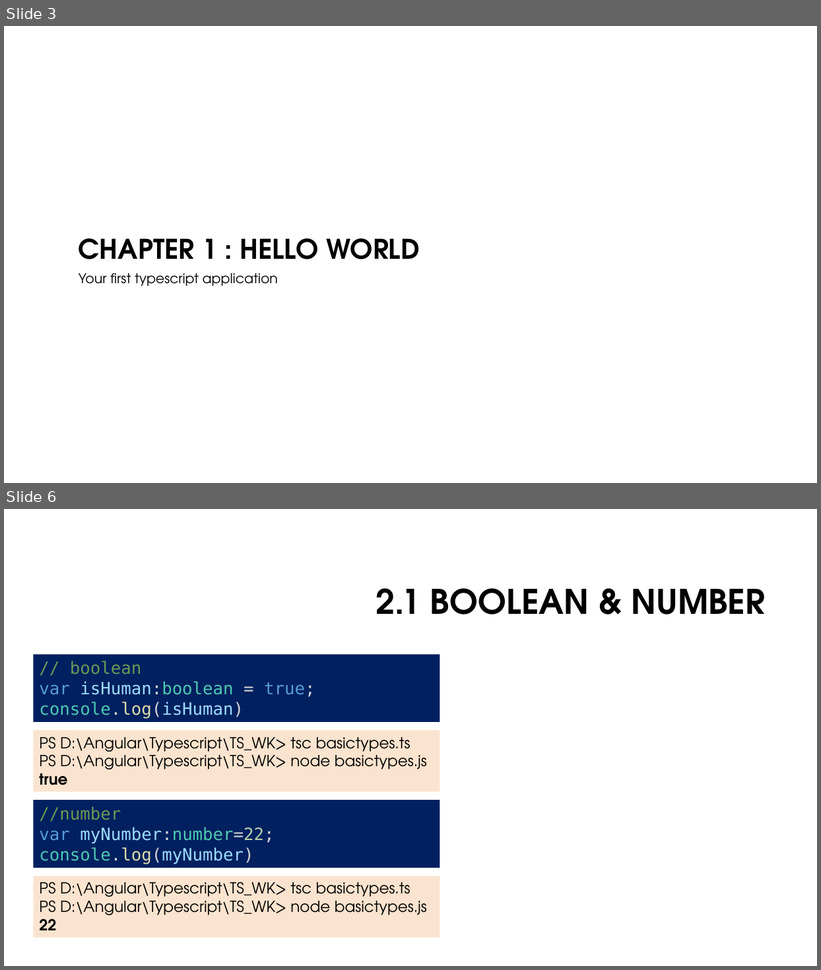
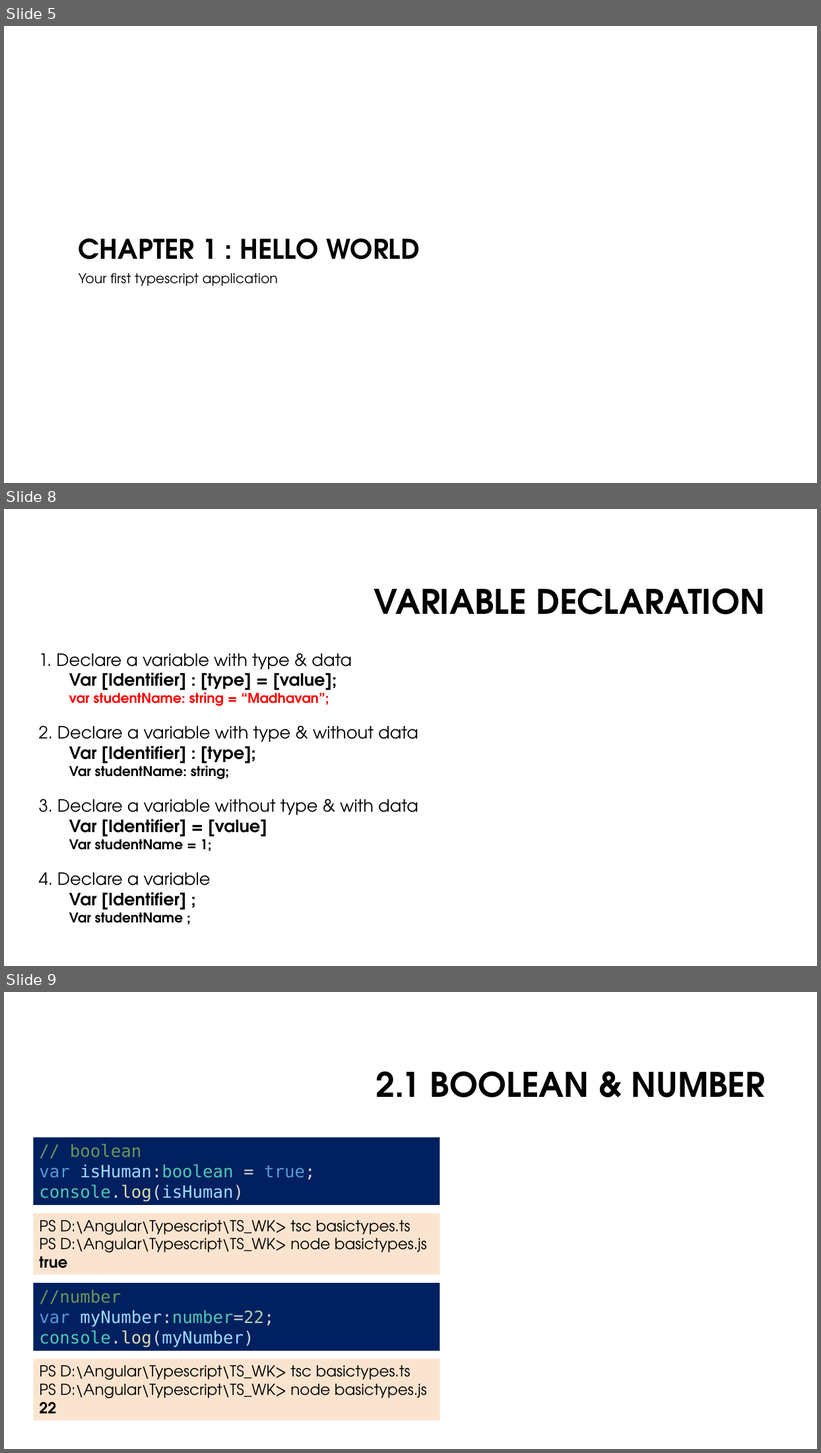
Before and after one commit to monicka2479/Typescript, a slide deck: Typescript Presentation.pptx. Shown one above the other, each under a label of ours: slides 3 and 6 before the commit, slides 5, 8 and 9 after it; the slides between them are not shown. The pictures are 821x970 and 821x1453 pixels, drawn with LibreOffice and Linux fonts; fonts in the diff are those of the drawing; background and template pictures are left out. Boxes give left, top, right and bottom in pixels: in the first picture for what was removed or moved away, otherwise in the second. Text is boxed around its words. In the diff, an @@ line names an element or a change of style, - is before the commit and + after.

```diff
--- a/Typescript Presentation.pptx
+++ b/Typescript Presentation.pptx
@@ slide 8 added at [4,509,817,966], background #FFFFFF @@
@@ title added at [374,588,765,615], 40 pt, text #000000, bold @@
+VARIABLE DECLARATION
@@ text added at [39,654,418,923], 20 pt, text #000000, bold @@
+1. Declare a variable with type & data
+  Var [Identifier] : [type] = [value];
+  var studentName: string = “Madhavan”;
+2. Declare a variable with type & without data
+  Var [Identifier] : [type];
+  Var studentName: string;
+3. Declare a variable without type & with data
+  Var [Identifier] = [value]
+  Var studentName = 1;
+4. Declare a variable
+Var [Identifier] ;
+  Var studentName ;
@@ what was slide 3 is now slide 5 @@
@@ what was slide 6 is now slide 9 @@
```
Also in this commit, not shown: 8 slides changed, 2 other slides added, 6 other files.
